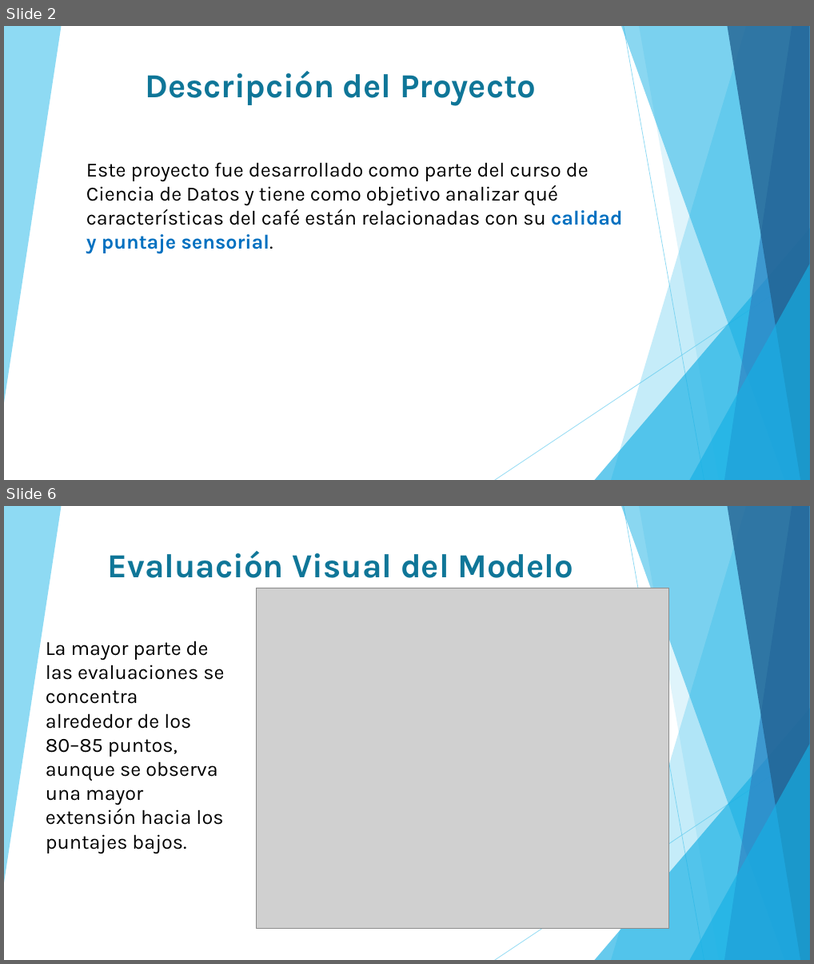
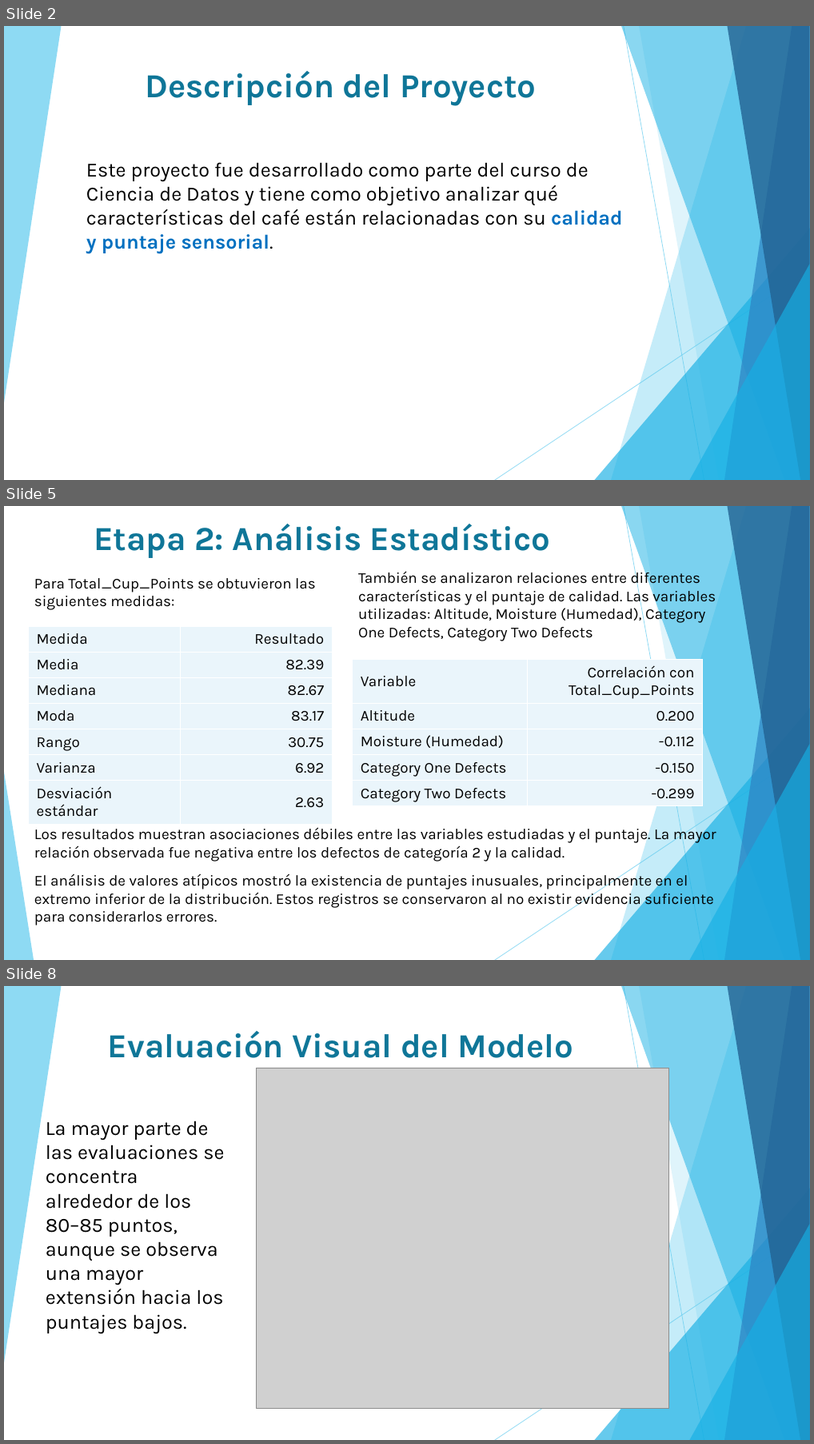
Before and after one commit to Lau21-del/calidad-cafe-ciencia-datos, a slide deck: PryFinal-PresDataXperiencie.pptx. Shown one above the other, each under a label of ours: slides 2 and 6 before the commit, slides 2, 5 and 8 after it; the slides between them are not shown. The pictures are 814x964 and 814x1444 pixels, drawn with LibreOffice and Linux fonts; fonts in the diff are those of the drawing; grey boxes stand for pictures. Boxes give left, top, right and bottom in pixels: in the first picture for what was removed or moved away, otherwise in the second. Text is boxed around its words. In the diff, an @@ line names an element or a change of style, - is before the commit and + after.

```diff
--- a/PryFinal-PresDataXperiencie.pptx
+++ b/PryFinal-PresDataXperiencie.pptx
@@ slide 5 added at (4,506,810,960), background #FFFFFF; not listed: 9 template elements that a slide beside it also shows @@
@@ text added at (94,524,551,558), 40 pt, text #0F7698, bold @@
+Etapa 2: Análisis Estadístico
@@ text added at (358,569,716,641), 18 pt, text #000000 @@
+También se analizaron relaciones entre diferentes características y el puntaje de calidad. Las variables utilizadas: Altitude, Moisture (Humedad), Category One Defects, Category Two Defects
@@ text added at (34,578,316,610), 18 pt, text #000000 @@
+Para Total_Cup_Points se obtuvieron las siguientes medidas:
@@ table added at (28,626,332,820), 7 rows, 2 columns @@
+Medida | Resultado
+Media | 82.39
+Mediana | 82.67
+Moda | 83.17
+Rango | 30.75
+Varianza | 6.92
+Desviación estándar | 2.63
@@ table added at (353,659,703,805), 5 rows, 2 columns @@
+Variable | Correlación con Total_Cup_Points
+Altitude | 0.200
+Moisture (Humedad) | -0.112
+Category One Defects | -0.150
+Category Two Defects | -0.299
@@ triangle added at (4,772,34,960), fill #5FCBEF at 70% opacity @@
@@ text added at (34,825,717,925), 18 pt, text #000000 @@
+Los resultados muestran asociaciones débiles entre las variables estudiadas y el puntaje. La mayor relación observada fue negativa entre los defectos de categoría 2 y la calidad.
+El análisis de valores atípicos mostró la existencia de puntajes inusuales, principalmente en el extremo inferior de la distribución. Estos registros se conservaron al no existir evidencia suficiente para considerarlos errores.
@@ what was slide 6 is now slide 8 @@
```
Also in this commit, not shown: 5 slides changed, 1 other slide added.
